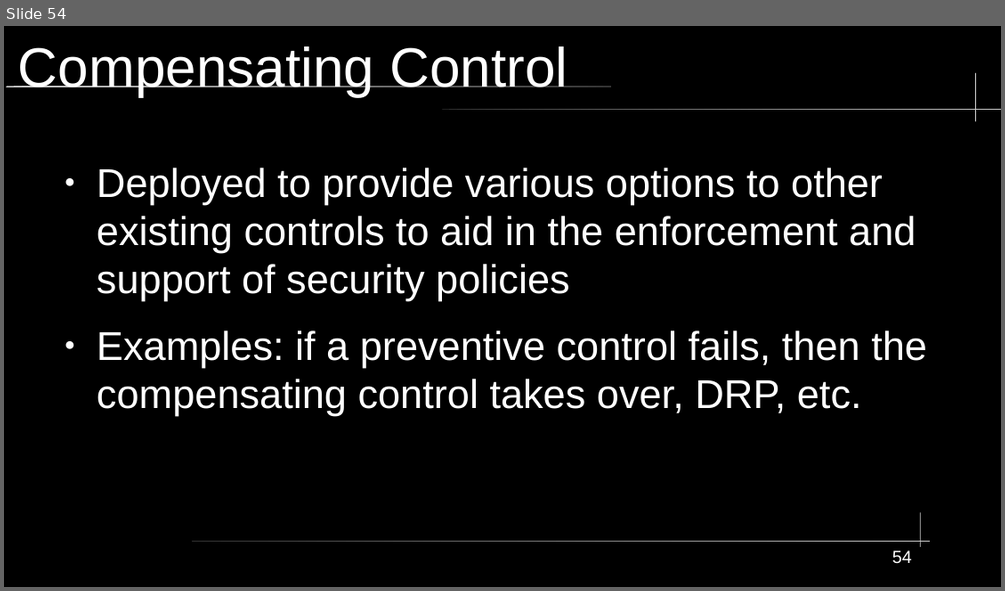
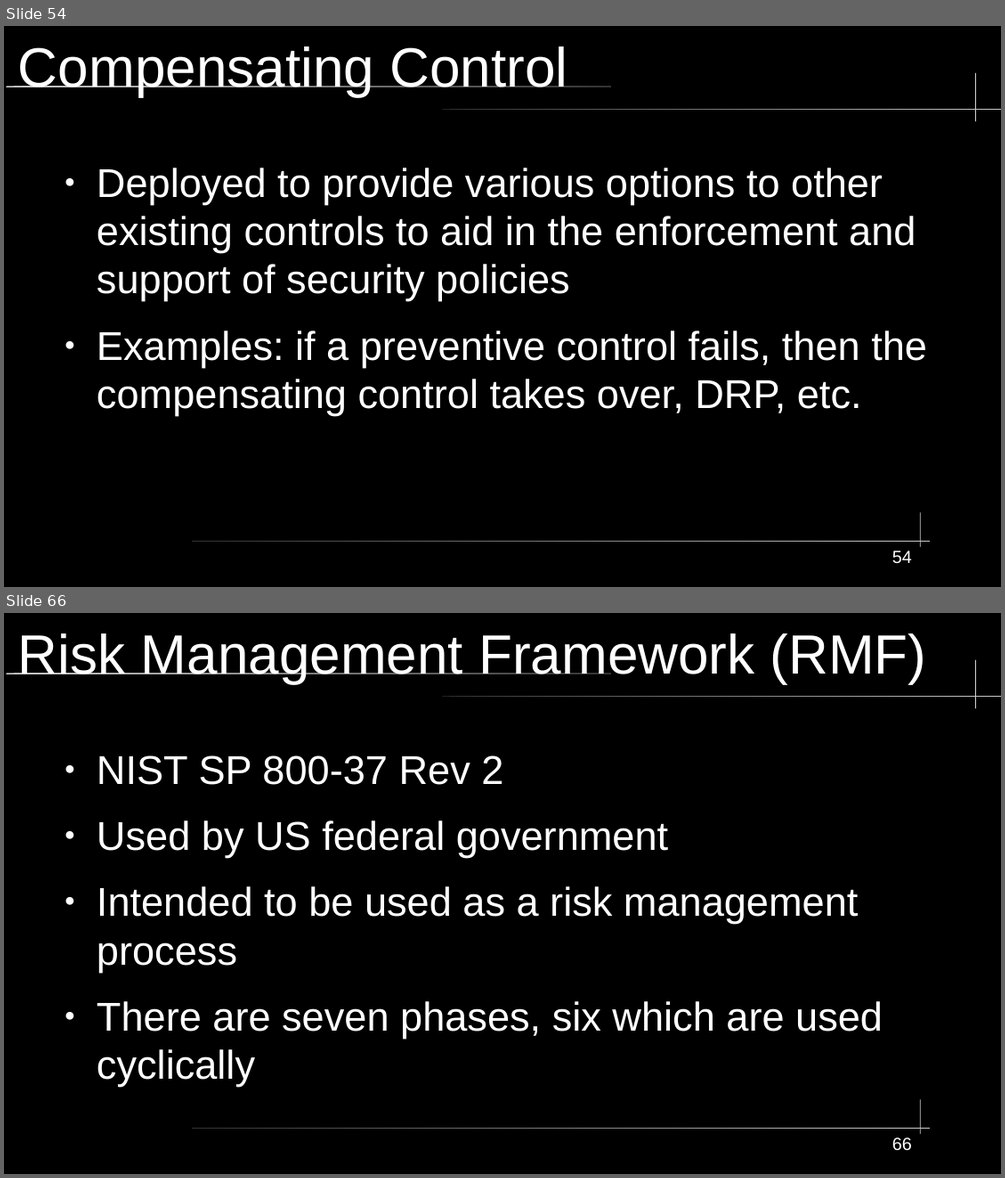
Before and after one commit to City-Colleges-of-Chicago-Cybersecurity/COMPSFI-214, a slide deck: 2026/Spring/powerpoints/Chapter-02-Personnel-Security-and-Risk-Management-Concepts.odp. Shown one above the other, each under a label of ours: slide 54 before the commit, slides 54 and 66 after it; the slides between them are not shown. The pictures are 1005x591 and 1005x1178 pixels, drawn with LibreOffice and Linux fonts; fonts in the diff are those of the drawing. Boxes give left, top, right and bottom in pixels: in the first picture for what was removed or moved away, otherwise in the second. Text is boxed around its words. In the diff, an @@ line names an element or a change of style, - is before the commit and + after.

Commit message:
Adding different frameworks

```diff
--- a/2026/Spring/powerpoints/Chapter-02-Personnel-Security-and-Risk-Management-Concepts.odp
+++ b/2026/Spring/powerpoints/Chapter-02-Personnel-Security-and-Risk-Management-Concepts.odp
@@ slide 66 added at bbox=[4, 613, 1001, 1174], background #000000; not listed: 5 template elements that a slide beside it also shows @@
@@ title added at bbox=[18, 633, 927, 684], 44 pt, text #FFFFFF @@
+Risk Management Framework (RMF)
@@ text added at bbox=[97, 755, 882, 1086], 32 pt, text #FFFFFF @@
+● NIST SP 800-37 Rev 2
+● Used by US federal government
+● Intended to be used as a risk management process
+● There are seven phases, six which are used cyclically
@@ page number added at bbox=[892, 1137, 912, 1151], 14 pt, text #FFFFFF @@
+66
```
Also in this commit, not shown: 20 other slides added.
